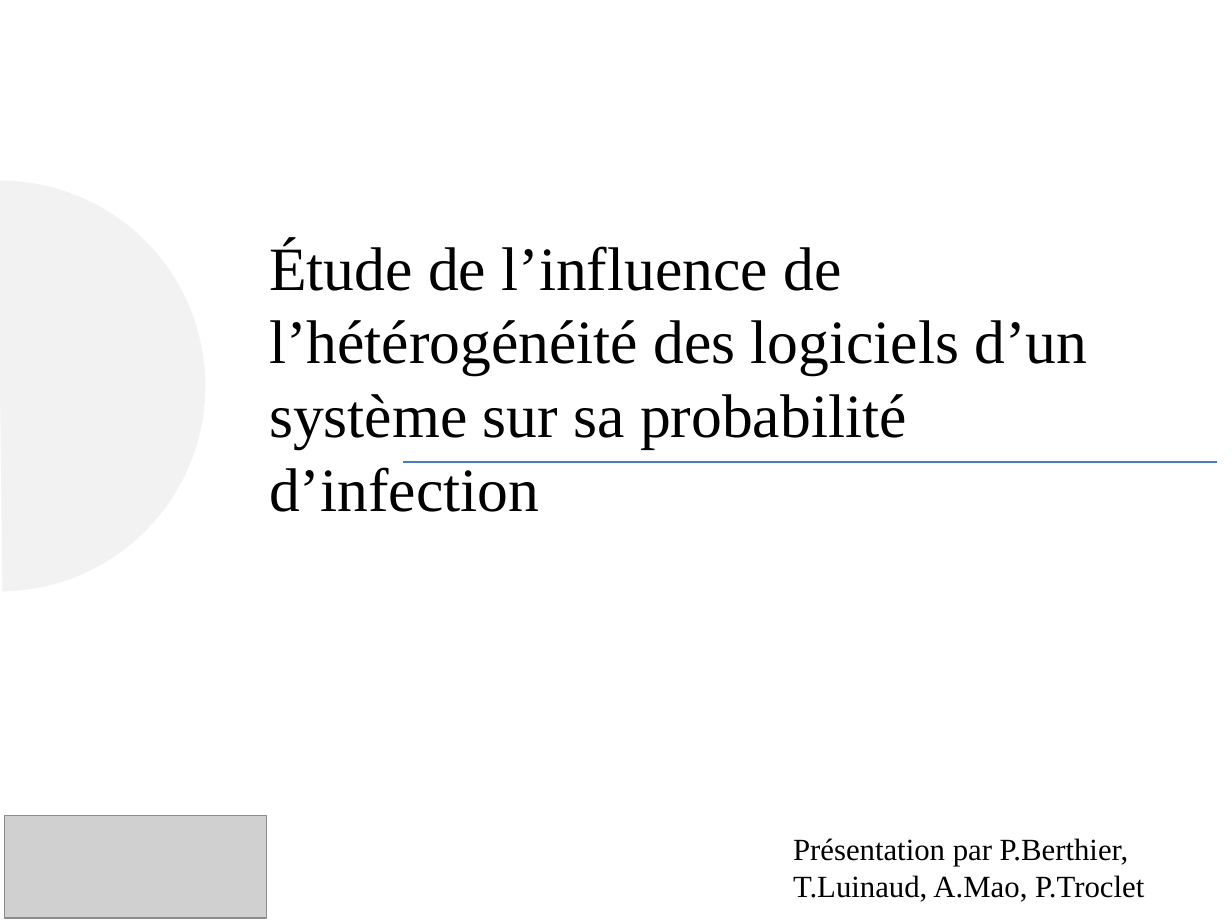
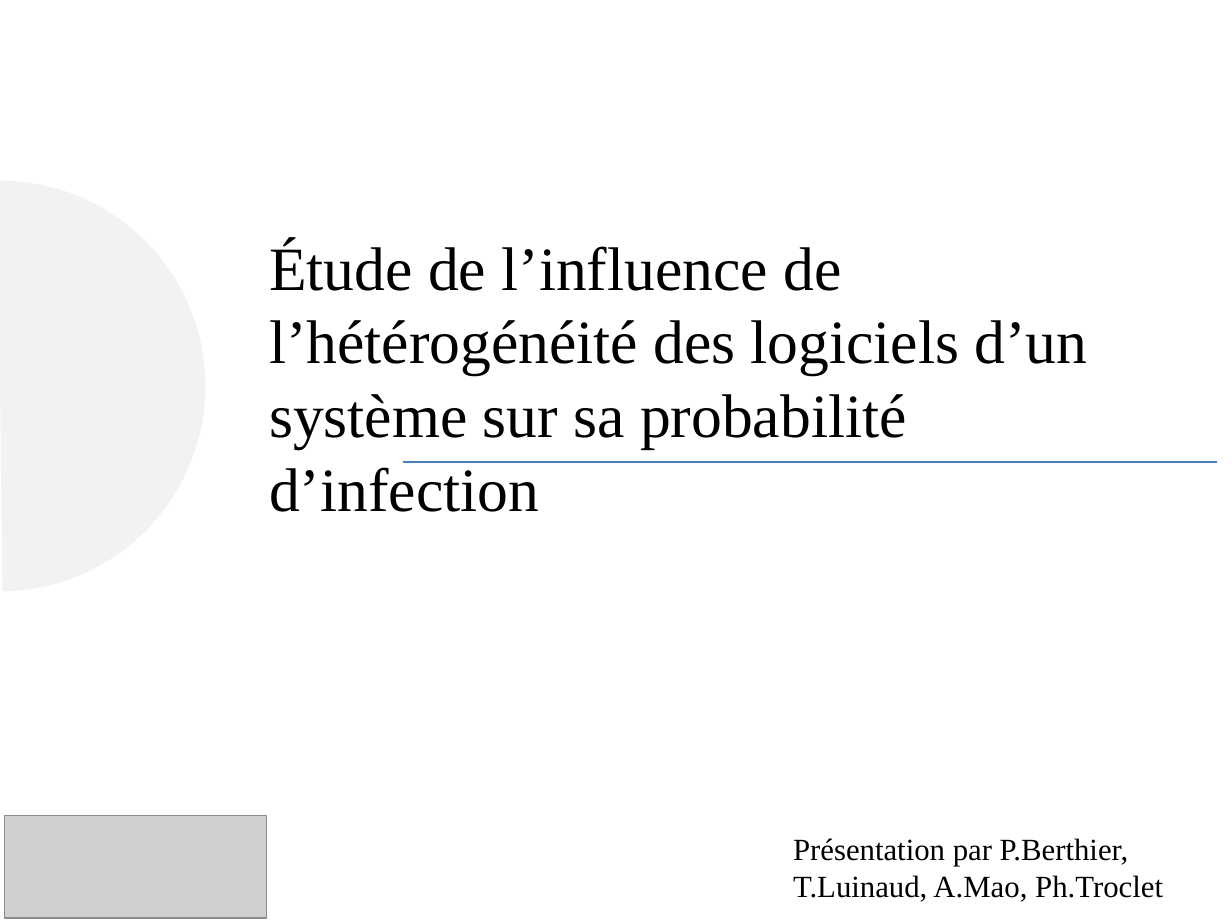
Before and after one commit to luinaudt/inf6422, a slide deck: slide 1 of lab3/presentation.pptx. Drawn at 1232x924 pixels with LibreOffice and Linux fonts; fonts in the diff are those of the drawing; grey boxes stand for pictures. Boxes give left, top, right and bottom in pixels: in the first picture for what was removed or moved away, otherwise in the second. Text is boxed around its words. In the diff, an @@ line names an element or a change of style, - is before the commit and + after.

```diff
--- a/lab3/presentation.pptx
+++ b/lab3/presentation.pptx
@@ text at (x1=793, y1=838, x2=1163, y2=902): text changed @@
-Présentation par P.Berthier, T.Luinaud, A.Mao, P.Troclet
+Présentation par P.Berthier, T.Luinaud, A.Mao, Ph.Troclet
```
Also in this commit, not shown: 18 other slides changed, 2 slides added, 1 slide removed.
